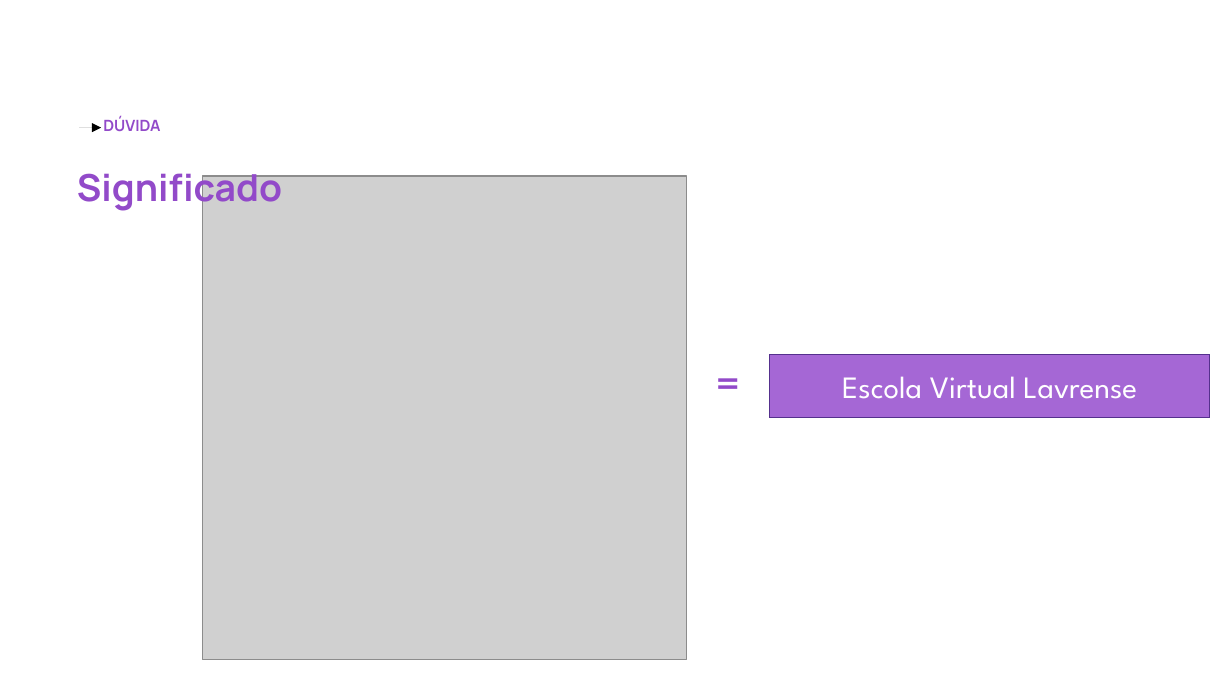
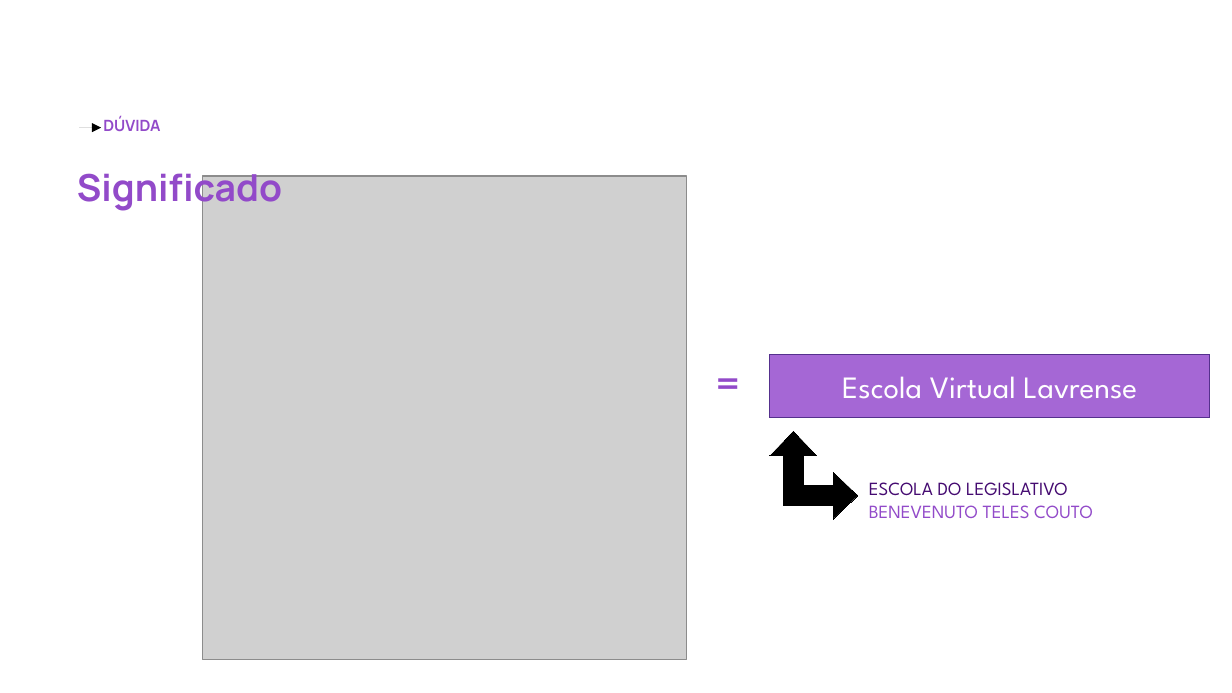
Before and after one commit to ProjetoEvila/EVLproduzido, a slide deck: slide 5 of projeto/documentos/apresentacao.odp. Drawn at 1232x693 pixels with LibreOffice and Linux fonts; fonts in the diff are those of the drawing; grey boxes stand for pictures; background and template pictures are left out. Boxes give left, top, right and bottom in pixels: in the first picture for what was removed or moved away, otherwise in the second. Text is boxed around its words. In the diff, an @@ line names an element or a change of style, - is before the commit and + after.

```diff
--- a/projeto/documentos/apresentacao.odp
+++ b/projeto/documentos/apresentacao.odp
@@ freeform shape added at (770,432,859,520), fill #000000, outline #000000 0 pt @@
@@ text added at (869,482,1093,518), 12 pt, text #924AC9 @@
+ESCOLA DO LEGISLATIVO BENEVENUTO TELES COUTO
```
Also in this commit, not shown: 2 slides added, 2 slides removed, 2 other files.
